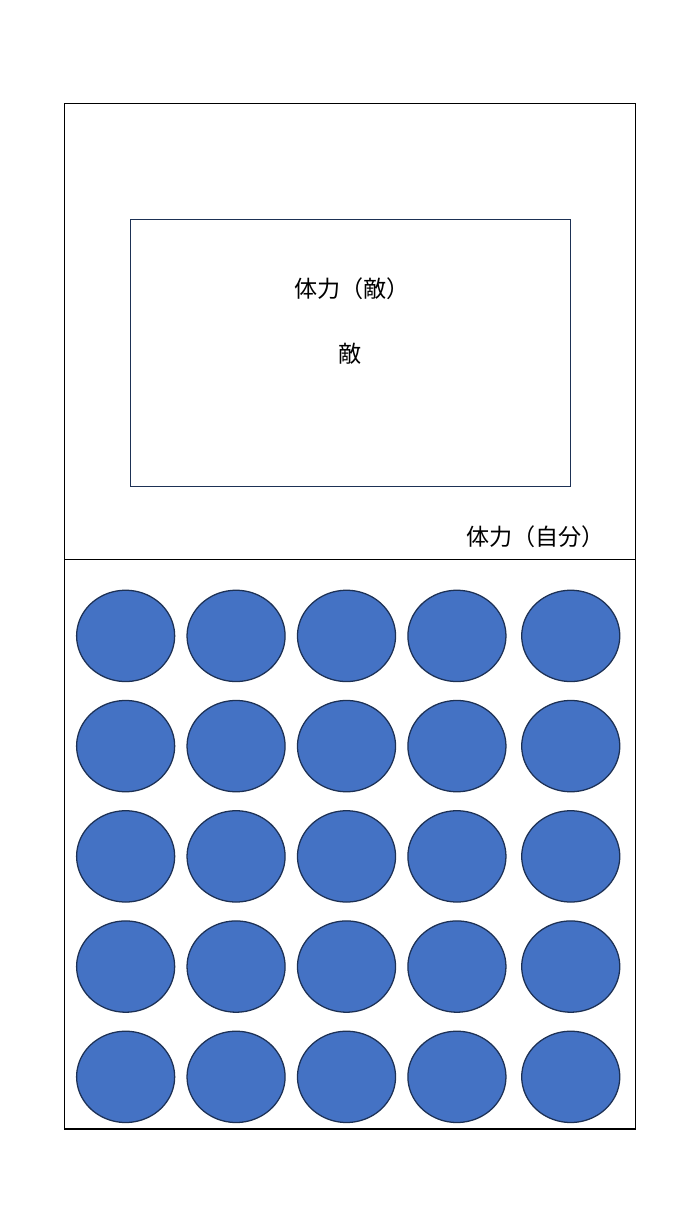
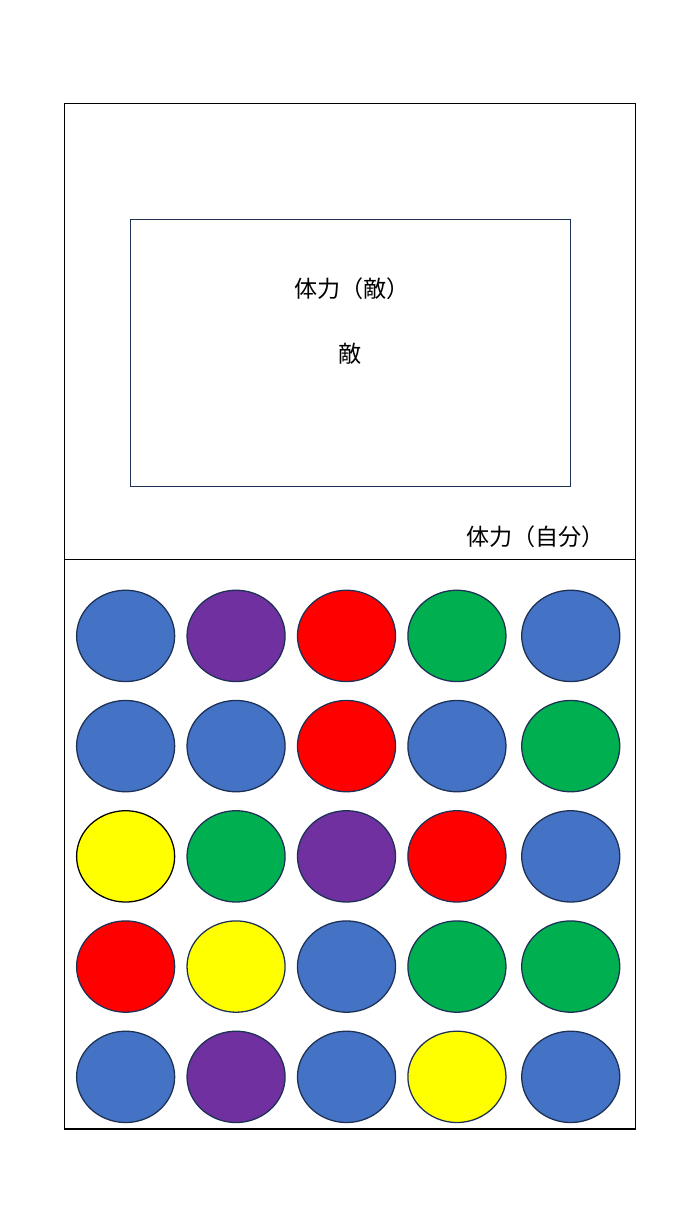
Before and after one commit to Sakurako-Inoue/team5, a slide deck: slide 1 of materials/team5_パズルゲーム.pptx. Drawn at 693x1232 pixels with LibreOffice and Linux fonts; fonts in the diff are those of the drawing. Boxes give left, top, right and bottom in pixels: in the first picture for what was removed or moved away, otherwise in the second. Text is boxed around its words. In the diff, an @@ line names an element or a change of style, - is before the commit and + after.

Commit message:
パズルゲームの画面作成
パズルゲームの全体のイメージ図を作成した

```diff
--- a/materials/team5_パズルゲーム.pptx
+++ b/materials/team5_パズルゲーム.pptx
@@ ellipse at (77,810,175,902): fill #4472C4 to #FFFF00; outline #1E3256 1 pt to #000000 1 pt @@
@@ fill #4472C4 to #FF0000 in 4 elements at (298,590,395,682), (298,700,395,792), (407,810,505,902), (77,921,175,1013) @@
@@ ellipse at (187,921,285,1013): fill #4472C4 to #FFFF00 @@
@@ fill #4472C4 to #00B050 in 5 elements at (407,590,505,682), (522,700,620,792), (187,810,285,902), (407,921,505,1013), (522,921,620,1013) @@
@@ fill #4472C4 to #7030A0 in 3 elements at (187,590,285,682), (298,810,395,902), (187,1031,285,1123) @@
@@ ellipse at (407,1031,505,1123): fill #4472C4 to #FFFF00 @@
```
